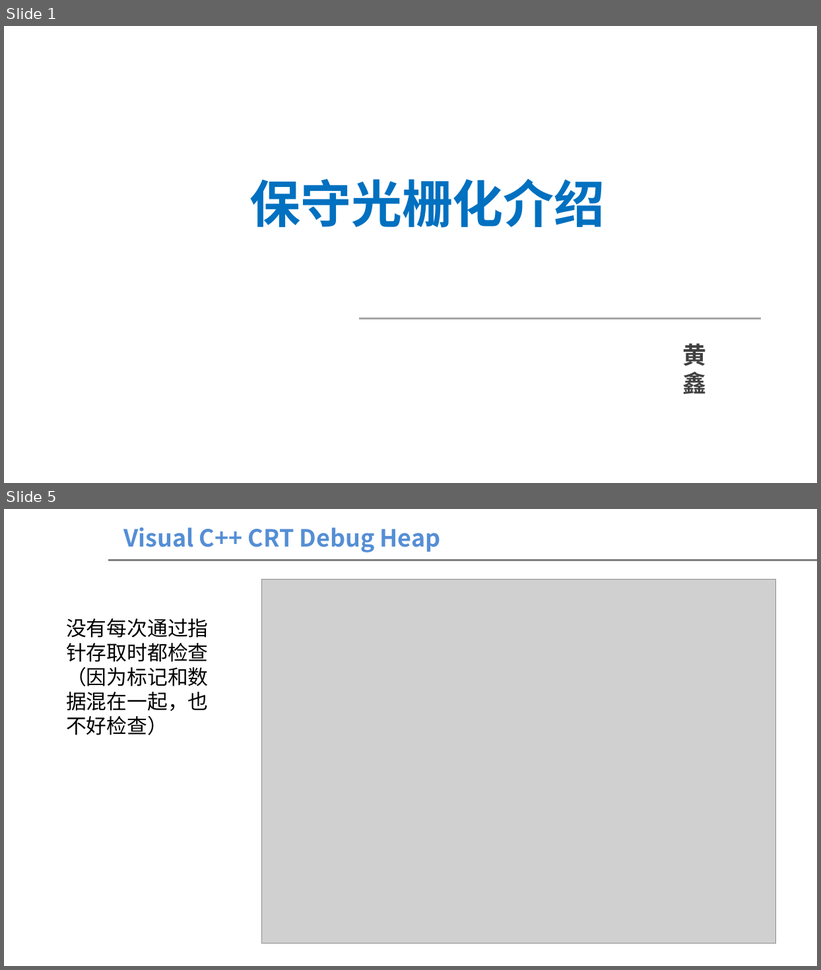
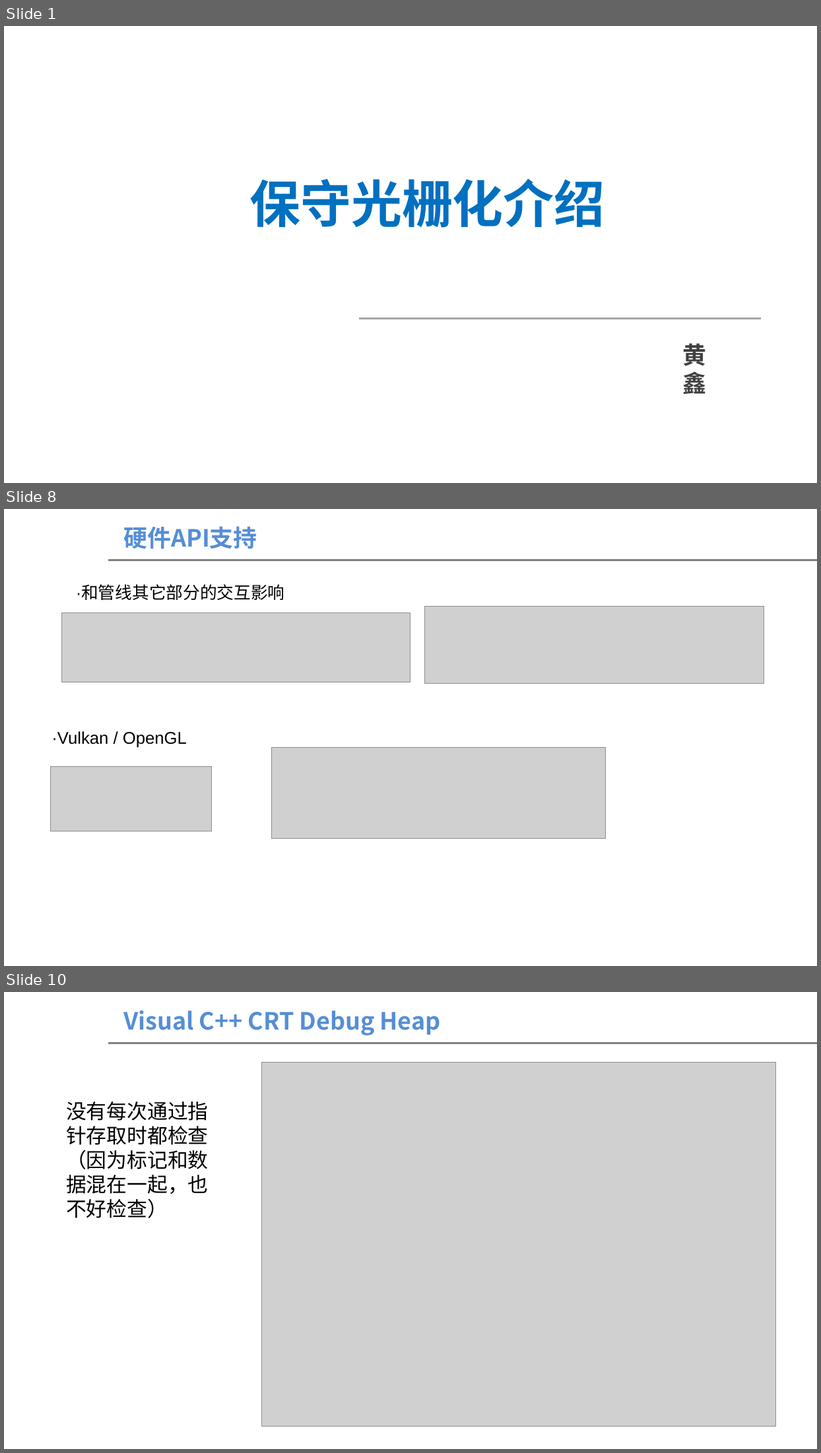
Before and after one commit to theyellowstar/202502Share, a slide deck: 保守光栅化介绍.pptx. Shown one above the other, each under a label of ours: slides 1 and 5 before the commit, slides 1, 8 and 10 after it; the slides between them are not shown. The pictures are 821x970 and 821x1453 pixels, drawn with LibreOffice and Linux fonts; fonts in the diff are those of the drawing; grey boxes stand for pictures; background and template pictures are left out. Boxes give left, top, right and bottom in pixels: in the first picture for what was removed or moved away, otherwise in the second. Text is boxed around its words. In the diff, an @@ line names an element or a change of style, - is before the commit and + after.

```diff
--- a/保守光栅化介绍.pptx
+++ b/保守光栅化介绍.pptx
@@ slide 8 added at [4, 509, 817, 966], background #FFFFFF; not listed: 1 template element that a slide beside it also shows @@
@@ text added at [123, 526, 257, 549], 28 pt, text #558ED5, bold @@
+硬件API支持
@@ text added at [76, 585, 285, 600], 20 pt, text #000000 @@
+·和管线其它部分的交互影响
@@ picture added at [425, 606, 765, 683] @@
@@ picture added at [61, 613, 411, 682] @@
@@ text added at [52, 731, 187, 748], 20 pt, text #000000 @@
+·Vulkan / OpenGL
@@ picture added at [271, 748, 606, 839] @@
@@ picture added at [50, 766, 211, 832] @@
@@ what was slide 5 is now slide 10 @@
```
Also in this commit, not shown: 2 slides changed, 5 other slides added, 1 slide removed.
